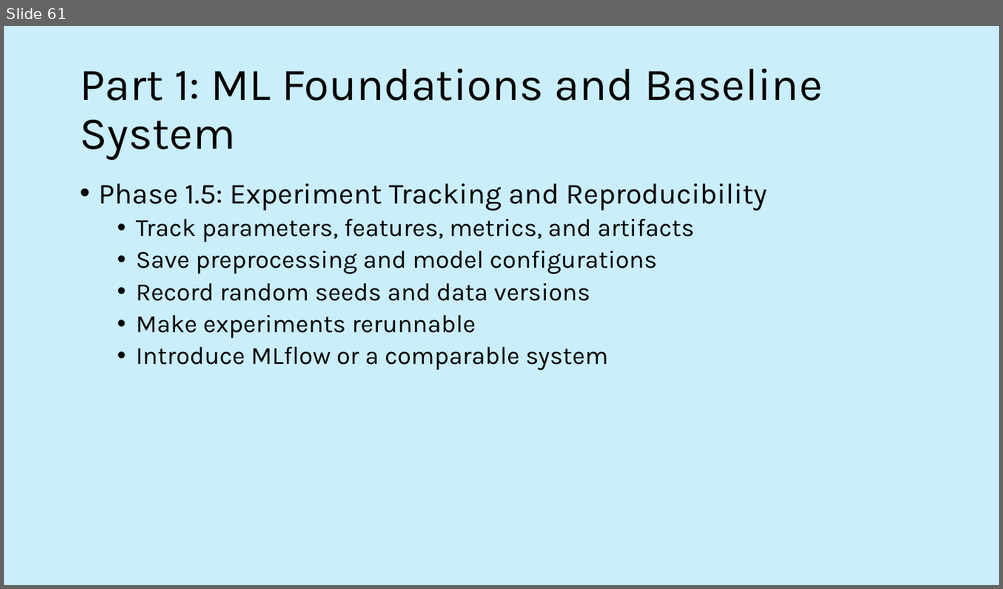
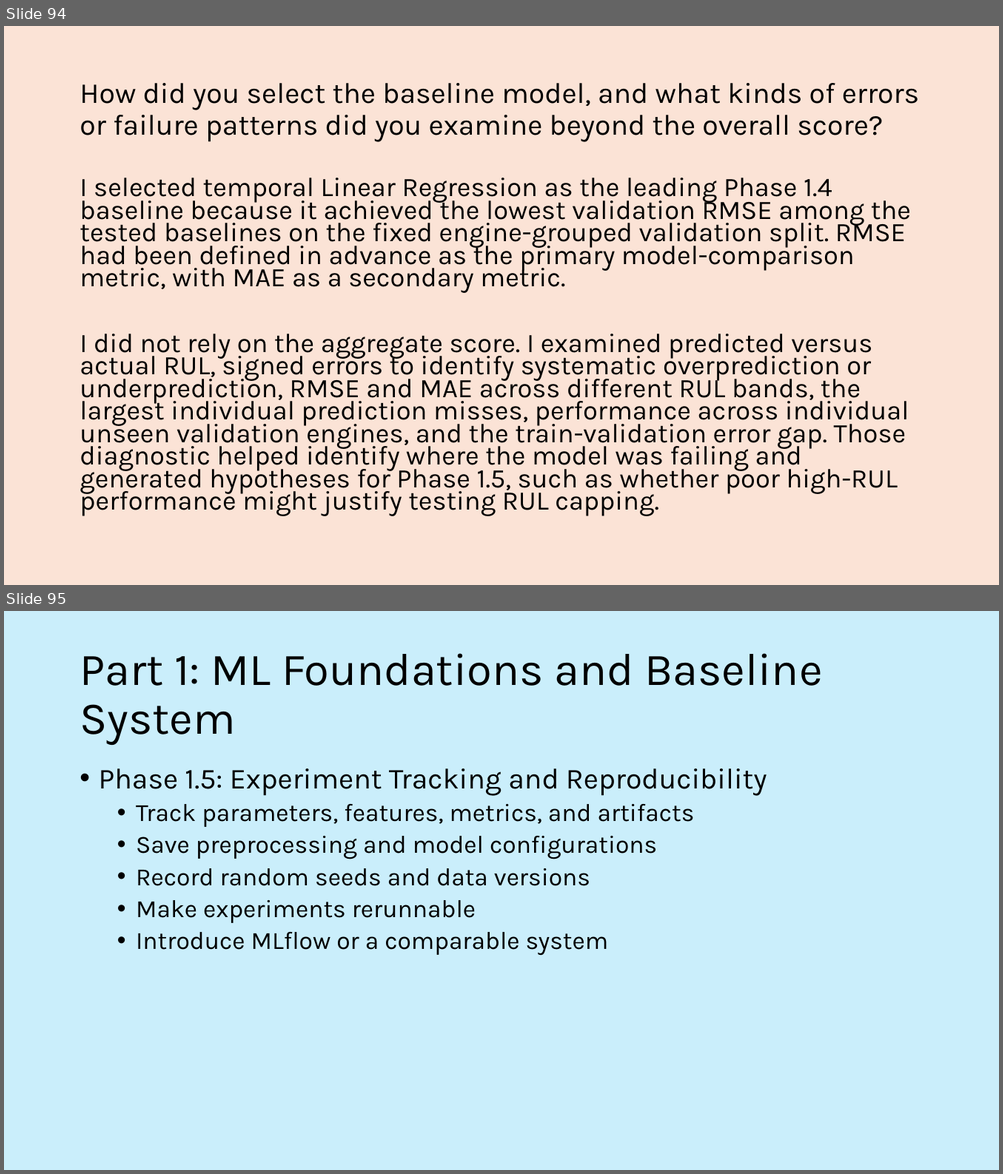
Before and after one commit to stuart-spackman/ml-predictive-maintenance-mlops, a slide deck: documents/active_recall.pptx. Shown one above the other, each under a label of ours: slide 61 before the commit, slides 94 and 95 after it. The pictures are 1003x589 and 1003x1174 pixels, drawn with LibreOffice and Linux fonts; fonts in the diff are those of the drawing. Boxes give left, top, right and bottom in pixels: in the first picture for what was removed or moved away, otherwise in the second. Text is boxed around its words. In the diff, an @@ line names an element or a change of style, - is before the commit and + after.

```diff
--- a/documents/active_recall.pptx
+++ b/documents/active_recall.pptx
@@ slide 94 added at (4,26,999,585), background #FBE3D6 @@
@@ title added at (79,83,919,142), 28 pt, text #000000 @@
+How did you select the baseline model, and what kinds of errors or failure patterns did you examine beyond the overall score?
@@ text added at (79,178,910,517), 25.9 pt, text #000000 @@
+I selected temporal Linear Regression as the leading Phase 1.4 baseline because it achieved the lowest validation RMSE among the tested baselines on the fixed engine-grouped validation split. RMSE had been defined in advance as the primary model-comparison metric, with MAE as a secondary metric.
+I did not rely on the aggregate score. I examined predicted versus actual RUL, signed errors to identify systematic overprediction or underprediction, RMSE and MAE across different RUL bands, the largest individual prediction misses, performance across individual unseen validation engines, and the train-validation error gap. Those diagnostic helped identify where the model was failing and generated hypotheses for Phase 1.5, such as whether poor high-RUL performance might justify testing RUL capping.
@@ what was slide 61 is now slide 95 @@
```
Also in this commit, not shown: 37 slides changed, 36 other slides added, 3 slides removed, 14 other files.
